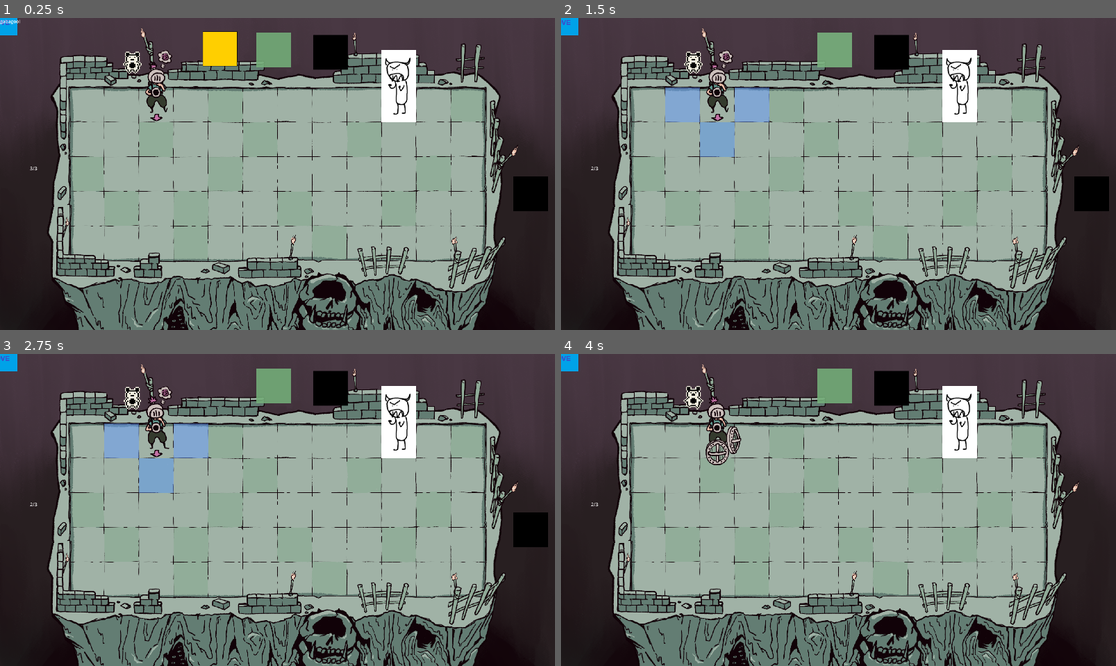
Above: before the commit, frames 1-4 (two rows, left to right).
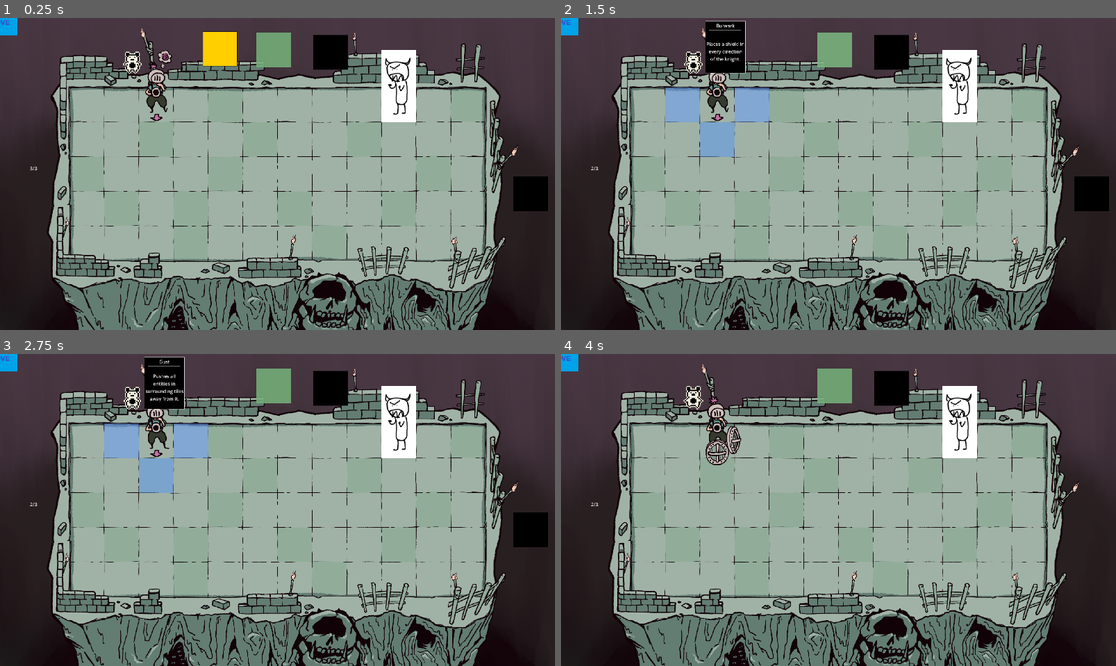
Above: after the commit, the same moments.

Repository: JonoBeach/2026WinterGameJam
Game: Godot game, scene res://Scenes/main.tscn
The game is run twice, just before and just after one commit, with the same random seed, the same clock (stepped at 60 frames per second) and the same inputs.
Inputs (mouse positions are in pixels of both pictures, inside the frame that each line leads up to):
- Up to frame 1 (0.25 s): no input
- Up to frame 2 (1.5 s): click (783, 49) at 0.5 s; click (832, 49) at 1.25 s
- Up to frame 3 (2.75 s): click (333, 388) at 2 s
- Up to frame 4 (4 s): click (1093, 528) at 2.75 s; click (749, 441) at 3.5 s

The runs differ from the first frame. In frame 1, less than 0.1% of the frame differs, in the area x 0-4%, y 0-3%; in frame 2, 1.1%, in the area x 26-34%, y 0-18%; in frame 3, 1.1%; in frame 4, nothing differs.

Commit message:
description for spells added

Diff:
--- a/Scenes/Mainhud.tscn
+++ b/Scenes/Mainhud.tscn
@@ -4,6 +4,7 @@
 [ext_resource type="Texture2D" uid="uid://i32wcyjchk1w" path="res://Art/button.png" id="2_3vmv3"]
 [ext_resource type="Texture2D" uid="uid://bll7bd124q80g" path="res://Art/tileholder.png" id="3_3vmv3"]
 [ext_resource type="SpriteFrames" uid="uid://c4whn8g1p3nkl" path="res://Scenes/new_sprite_frames.tres" id="4_s710e"]
+[ext_resource type="Texture2D" uid="uid://b0iqonnhycy6u" path="res://Art/description.png" id="5_kl6qe"]
 
 [node name="Mainhud" type="CanvasLayer" unique_id=1191797521]
 script = ExtResource("1_h7rvc")
@@ -58,16 +59,36 @@
 offset_bottom = 532.0
 
 [node name="Description" type="Sprite2D" parent="." unique_id=1790448682]
+visible = false
+position = Vector2(569, 101)
+texture = ExtResource("5_kl6qe")
 
-[node name="Label" type="Label" parent="Description" unique_id=1653661567]
-offset_right = 40.0
-offset_bottom = 23.0
-text = "gabagool"
+[node name="Title" type="Label" parent="Description" unique_id=1653661567]
+offset_left = -69.0
+offset_top = -89.0
+offset_right = 69.0
+offset_bottom = -60.0
+text = "Bewilder"
+horizontal_alignment = 1
+vertical_alignment = 1
+autowrap_mode = 2
+
+[node name="Body" type="Label" parent="Description" unique_id=1277361038]
+offset_left = -69.0
+offset_top = -59.0
+offset_right = 69.0
+offset_bottom = 89.0
+horizontal_alignment = 1
+vertical_alignment = 1
+autowrap_mode = 3
 
 [connection signal="pressed" from="EndTurn" to="." method="_on_end_turn_pressed"]
+[connection signal="mouse_entered" from="0" to="." method="_on_zero_mouse_entered"]
 [connection signal="mouse_exited" from="0" to="." method="_on__mouse_exited"]
 [connection signal="pressed" from="0" to="." method="_on_button_pressed"]
+[connection signal="mouse_entered" from="1" to="." method="_on_one_mouse_entered"]
 [connection signal="mouse_exited" from="1" to="." method="_on__mouse_exited"]
 [connection signal="pressed" from="1" to="." method="_on_one_pressed"]
+[connection signal="mouse_entered" from="2" to="." method="_on__mouse_entered"]
 [connection signal="mouse_exited" from="2" to="." method="_on__mouse_exited"]
 [connection signal="pressed" from="2" to="." method="_on_two_pressed"]
--- a/Scenes/Shop.tscn
+++ b/Scenes/Shop.tscn
@@ -8,6 +8,7 @@
 [ext_resource type="Texture2D" uid="uid://cuaec2dolf5wj" path="res://Art/defend rect.png" id="6_1mgah"]
 [ext_resource type="Script" uid="uid://b5afp6gybthxp" path="res://Scripts/removespellsbuttons.gd" id="7_2aaoe"]
 [ext_resource type="SpriteFrames" uid="uid://c4whn8g1p3nkl" path="res://Scenes/new_sprite_frames.tres" id="7_ckylj"]
+[ext_resource type="Texture2D" uid="uid://b0iqonnhycy6u" path="res://Art/description.png" id="9_ct2yw"]
 
 [sub_resource type="AtlasTexture" id="AtlasTexture_r8bg4"]
 atlas = ExtResource("2_ckylj")
@@ -252,22 +253,72 @@
 layout_mode = 2
 texture_normal = ExtResource("5_ccd4q")
 
+[node name="Description" type="Sprite2D" parent="." unique_id=1994858251]
+visible = false
+position = Vector2(1850, 90)
+texture = ExtResource("9_ct2yw")
+
+[node name="Title" type="Label" parent="Description" unique_id=108166702]
+offset_left = -69.0
+offset_top = -89.0
+offset_right = 69.0
+offset_bottom = -60.0
+text = "Bewilder"
+horizontal_alignment = 1
+vertical_alignment = 1
+autowrap_mode = 2
+
+[node name="Body" type="Label" parent="Description" unique_id=872032744]
+offset_left = -69.0
+offset_top = -59.0
+offset_right = 69.0
+offset_bottom = 89.0
+horizontal_alignment = 1
+vertical_alignment = 1
+autowrap_mode = 3
+
 [connection signal="pressed" from="MainButtons/Win" to="." method="_on_win_pressed"]
 [connection signal="pressed" from="MainButtons/GainSpell" to="." method="_on_gain_spell_pressed"]
 [connection signal="pressed" from="MainButtons/RemoveSpell" to="." method="_on_remove_spell_pressed"]
 [connection signal="pressed" from="MainButtons/Continue" to="." method="_on_continue_pressed"]
+[connection signal="mouse_entered" from="CurrentSpells/0" to="CurrentSpells/0" method="_on_mouse_entered"]
+[connection signal="mouse_exited" from="CurrentSpells/0" to="." method="_on__mouse_exited"]
 [connection signal="pressed" from="CurrentSpells/0" to="CurrentSpells/0" method="_on__pressed"]
+[connection signal="mouse_entered" from="CurrentSpells/1" to="CurrentSpells/1" method="_on_mouse_entered"]
+[connection signal="mouse_exited" from="CurrentSpells/1" to="." method="_on__mouse_exited"]
 [connection signal="pressed" from="CurrentSpells/1" to="CurrentSpells/1" method="_on__pressed"]
+[connection signal="mouse_entered" from="CurrentSpells/2" to="CurrentSpells/2" method="_on_mouse_entered"]
+[connection signal="mouse_exited" from="CurrentSpells/2" to="." method="_on__mouse_exited"]
 [connection signal="pressed" from="CurrentSpells/2" to="CurrentSpells/2" method="_on__pressed"]
+[connection signal="mouse_entered" from="CurrentSpells/3" to="CurrentSpells/3" method="_on_mouse_entered"]
+[connection signal="mouse_exited" from="CurrentSpells/3" to="." method="_on__mouse_exited"]
 [connection signal="pressed" from="CurrentSpells/3" to="CurrentSpells/3" method="_on__pressed"]
+[connection signal="mouse_entered" from="CurrentSpells/4" to="CurrentSpells/4" method="_on_mouse_entered"]
+[connection signal="mouse_exited" from="CurrentSpells/4" to="." method="_on__mouse_exited"]
 [connection signal="pressed" from="CurrentSpells/4" to="CurrentSpells/4" method="_on__pressed"]
+[connection signal="mouse_entered" from="CurrentSpells/5" to="CurrentSpells/5" method="_on_mouse_entered"]
+[connection signal="mouse_exited" from="CurrentSpells/5" to="." method="_on__mouse_exited"]
 [connection signal="pressed" from="CurrentSpells/5" to="CurrentSpells/5" method="_on__pressed"]
+[connection signal="mouse_entered" from="CurrentSpells/6" to="CurrentSpells/6" method="_on_mouse_entered"]
+[connection signal="mouse_exited" from="CurrentSpells/6" to="." method="_on__mouse_exited"]
 [connection signal="pressed" from="CurrentSpells/6" to="CurrentSpells/6" method="_on__pressed"]
+[connection signal="mouse_entered" from="CurrentSpells/7" to="CurrentSpells/7" method="_on_mouse_entered"]
+[connection signal="mouse_exited" from="CurrentSpells/7" to="." method="_on__mouse_exited"]
 [connection signal="pressed" from="CurrentSpells/7" to="CurrentSpells/7" method="_on__pressed"]
+[connection signal="mouse_entered" from="CurrentSpells/8" to="CurrentSpells/8" method="_on_mouse_entered"]
+[connection signal="mouse_exited" from="CurrentSpells/8" to="." method="_on__mouse_exited"]
 [connection signal="pressed" from="CurrentSpells/8" to="CurrentSpells/8" method="_on__pressed"]
+[connection signal="mouse_entered" from="CurrentSpells/9" to="CurrentSpells/9" method="_on_mouse_entered"]
+[connection signal="mouse_exited" from="CurrentSpells/9" to="." method="_on__mouse_exited"]
 [connection signal="pressed" from="CurrentSpells/9" to="CurrentSpells/9" method="_on__pressed"]
 [connection signal="pressed" from="CurrentSpells/Exit" to="." method="_on_exit_pressed"]
+[connection signal="mouse_entered" from="NewSpells/0" to="." method="_on_zero_mouse_entered"]
+[connection signal="mouse_exited" from="NewSpells/0" to="." method="_on__mouse_exited"]
 [connection signal="pressed" from="NewSpells/0" to="." method="_on__pressed"]
+[connection signal="mouse_entered" from="NewSpells/1" to="." method="_on_one_mouse_entered"]
+[connection signal="mouse_exited" from="NewSpells/1" to="." method="_on__mouse_exited"]
 [connection signal="pressed" from="NewSpells/1" to="." method="_on_one_pressed"]
+[connection signal="mouse_entered" from="NewSpells/2" to="." method="_on_two_mouse_entered"]
+[connection signal="mouse_exited" from="NewSpells/2" to="." method="_on__mouse_exited"]
 [connection signal="pressed" from="NewSpells/2" to="." method="_on_two_pressed"]
 [connection signal="pressed" from="NewSpells/Exit" to="." method="_on_exit_pressed"]
--- a/Scripts/mainhud.gd
+++ b/Scripts/mainhud.gd
@@ -6,9 +6,16 @@
 var discards = []
 var actioning = false
 var energy = 3
+var descriptions = [[],[]]
 
 # Called when the node enters the scene tree for the first time.
 func _ready() -> void:
+	var f = FileAccess.open("res://Dialogue/Spells.txt",FileAccess.READ).get_as_text()
+	f = f.replace("\n","|").split("|")
+	for x in range(0,len(f),2):
+		descriptions[0].append(f[x])
+		if x < len(f)-1:
+			descriptions[1].append(f[x+1])
 	assignMoves()
 	Global.tama_move.connect(_on_move_finish)
 
@@ -119,5 +126,41 @@
 	actioning = false
 
 
+func DescSet(spell):
+	var ind = 0
+	match spell:
+		"defend":
+			ind = 0
+		"gust":
+			ind = 1
+		"spike":
+			ind = 2
+		"bewilder":
+			ind = 3
+		"horizon":
+			ind = 4
+		"fireball":
+			ind = 5
+		"bulwark":
+			ind = 6
+	$Description/Body.text = descriptions[1][ind]
+	$Description/Title.text = descriptions[0][ind]
+
 func _on__mouse_exited() -> void:
 	$Description.hide()
+
+
+func _on_zero_mouse_entered() -> void:
+	$Description.show()
+	DescSet($"0/AnimatedSprite2D".animation)
+
+
+
+func _on_one_mouse_entered() -> void:
+	$Description.show()
+	DescSet($"1/AnimatedSprite2D".animation)
+
+
+func _on__mouse_entered() -> void:
+	$Description.show()
+	DescSet($"2/AnimatedSprite2D".animation)
--- a/Scripts/menu.gd
+++ b/Scripts/menu.gd
@@ -17,7 +17,7 @@
 
 func _on_play_pressed() -> void:
 	Global.Moves = ["defend","defend","defend","gust","gust","spike"]
-	Global.coin = 0
+	Global.coins = 0
 	get_tree().change_scene_to_file("res://Scenes/main.tscn")
 
 
--- a/Scripts/removespellsbuttons.gd
+++ b/Scripts/removespellsbuttons.gd
@@ -7,3 +7,8 @@
 		var x = str($AnimatedSprite2D.get_animation())
 		Global.Moves.erase(x)
 		get_parent().get_parent().done()
+
+
+func _on_mouse_entered() -> void:
+	get_parent().get_parent().get_node("Description").show()
+	get_parent().get_parent().DescSet($AnimatedSprite2D.animation)
--- a/Scripts/shop.gd
+++ b/Scripts/shop.gd
@@ -1,5 +1,6 @@
 extends Node
 var rng = RandomNumberGenerator.new()
+var descriptions = [[],[]]
 
 # Called when the node enters the scene tree for the first time.
 func _ready() -> void:
@@ -9,6 +10,12 @@
 	$"NewSpells/0/AnimatedSprite2D".play(oneArr[rng.randi_range(0,3)])
 	$"NewSpells/1/AnimatedSprite2D".play(twoArr[rng.randi_range(0,3)])
 	$"NewSpells/2/AnimatedSprite2D".play(threeArr[rng.randi_range(0,2)])
+	var f = FileAccess.open("res://Dialogue/Spells.txt",FileAccess.READ).get_as_text()
+	f = f.replace("\n","|").split("|")
+	for x in range(0,len(f),2):
+		descriptions[0].append(f[x])
+		if x < len(f)-1:
+			descriptions[1].append(f[x+1])
 	Global.coins = 100
 
 
@@ -71,3 +78,41 @@
 func _on_gain_spell_pressed() -> void:
 	$MainButtons.hide()
 	$NewSpells.show()
+
+func DescSet(spell):
+	var ind = 0
+	match spell:
+		"defend":
+			ind = 0
+		"gust":
+			ind = 1
+		"spike":
+			ind = 2
+		"bewilder":
+			ind = 3
+		"horizon":
+			ind = 4
+		"fireball":
+			ind = 5
+		"bulwark":
+			ind = 6
+	$Description/Body.text = descriptions[1][ind]
+	$Description/Title.text = descriptions[0][ind]
+
+func _on__mouse_exited() -> void:
+	$Description.hide()
+
+
+func _on_zero_mouse_entered() -> void:
+	$Description.show()
+	DescSet($"NewSpells/0/AnimatedSprite2D".animation)
+
+
+func _on_one_mouse_entered() -> void:
+	$Description.show()
+	DescSet($"NewSpells/1/AnimatedSprite2D".animation)
+
+
+func _on_two_mouse_entered() -> void:
+	$Description.show()
+	DescSet($"NewSpells/2/AnimatedSprite2D".animation)
Binary file added: Art/description.png
Not shown, added: Art/description.png.import
Not shown, added: Dialogue/Spells.txt
